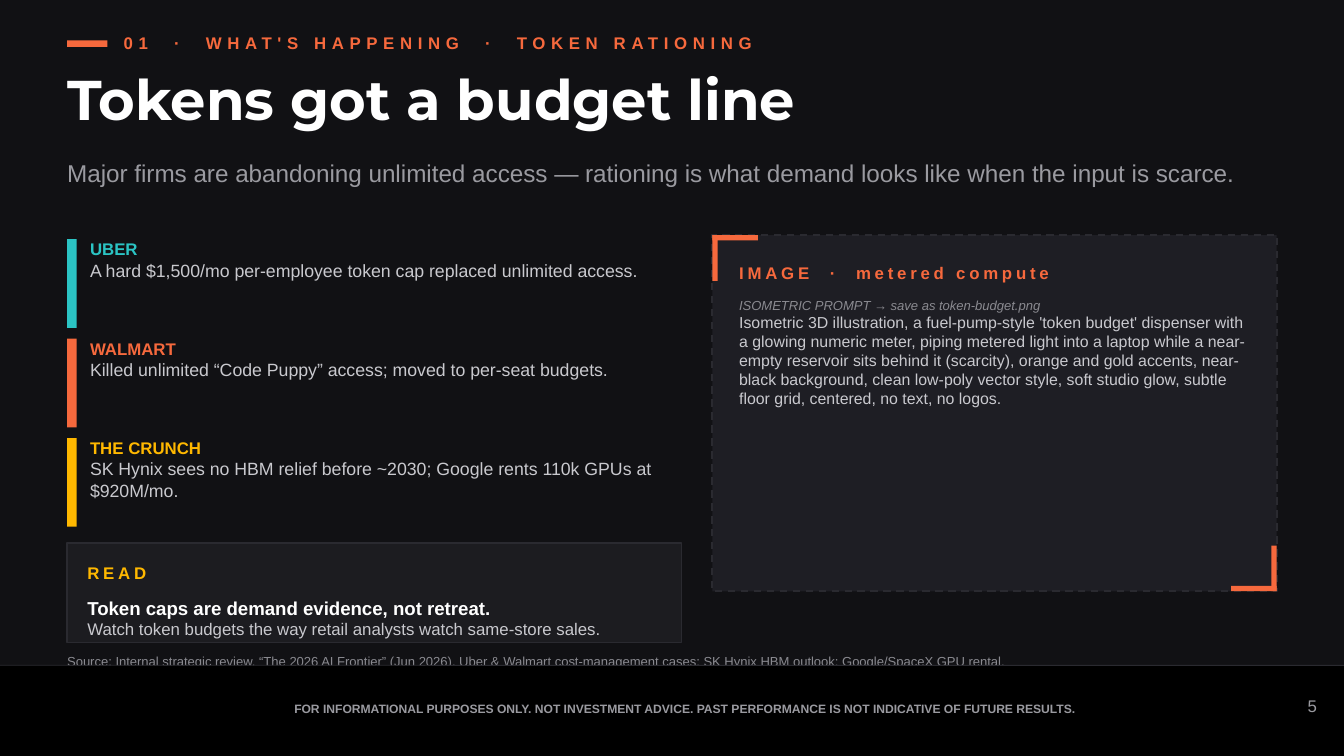
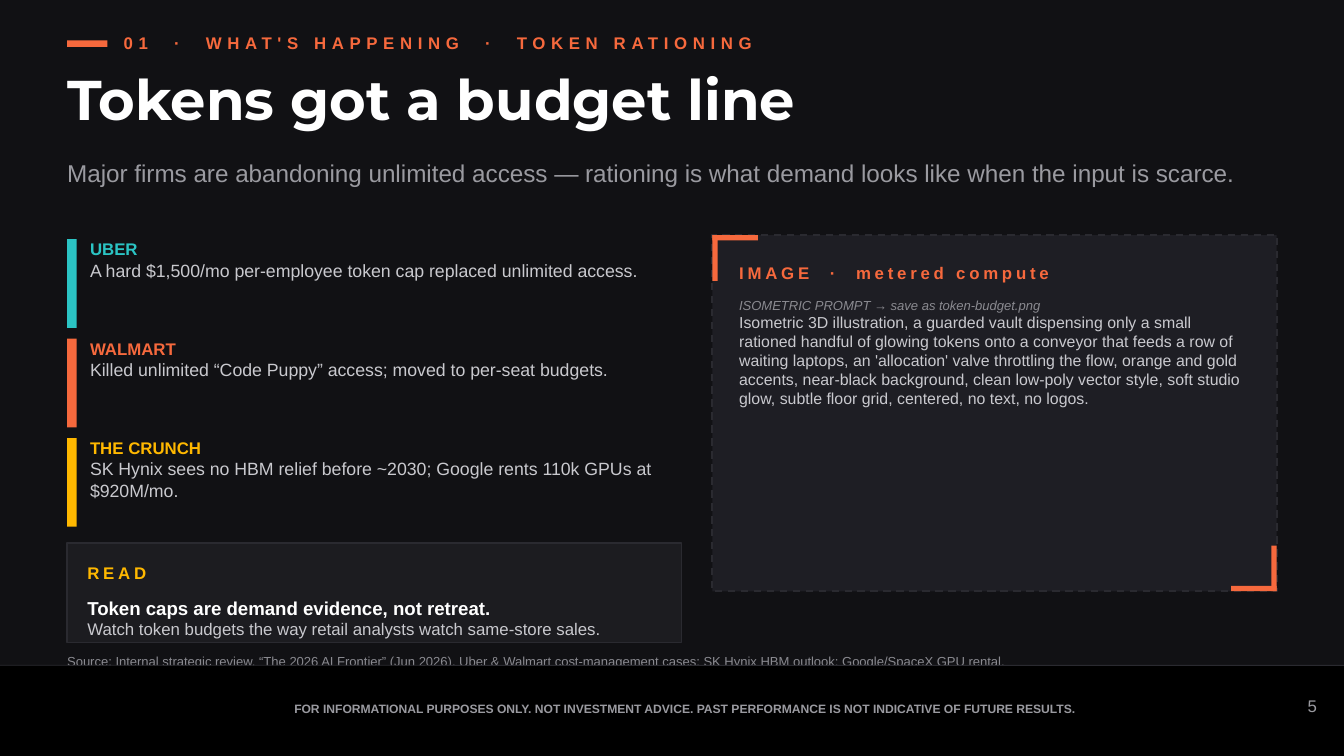
Before and after one commit to samuelcmcclellan-cell/ai-markets-deck, a slide deck: slide 5 of ai-markets-deck.pptx. Drawn at 1344x756 pixels with LibreOffice and Linux fonts; fonts in the diff are those of the drawing. Boxes give left, top, right and bottom in pixels: in the first picture for what was removed or moved away, otherwise in the second. Text is boxed around its words. In the diff, an @@ line names an element or a change of style, - is before the commit and + after.

```diff
--- a/ai-markets-deck.pptx
+++ b/ai-markets-deck.pptx
@@ text at [739, 316, 1239, 408]: text changed @@
-Isometric 3D illustration, a fuel-pump-style 'token budget' dispenser with a glowing numeric meter, piping metered light into a laptop while a near-empty reservoir sits behind it (scarcity), orange and gold accents, near-black background, clean low-poly vector style, soft studio glow, subtle floor grid, centered, no text, no logos.
+Isometric 3D illustration, a guarded vault dispensing only a small rationed handful of glowing tokens onto a conveyor that feeds a row of waiting laptops, an 'allocation' valve throttling the flow, orange and gold accents, near-black background, clean low-poly vector style, soft studio glow, subtle floor grid, centered, no text, no logos.
```
Also in this commit, not shown: 6 other slides changed, 3 other files.
